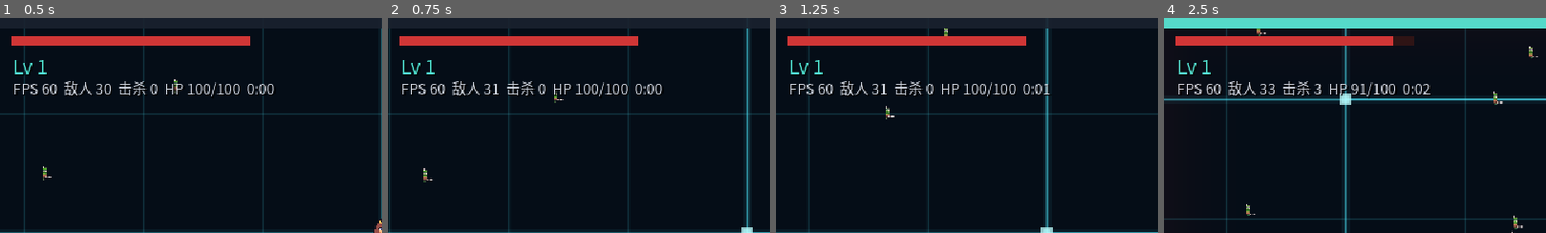
Above: before the commit, frames 1-4 (left to right).
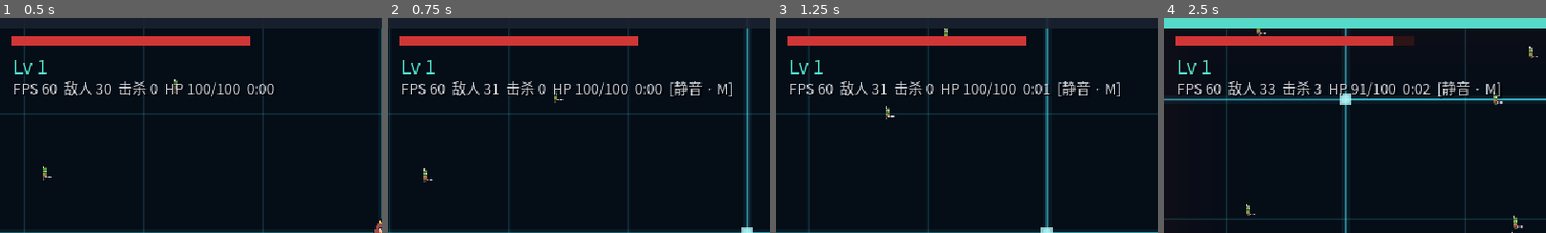
Above: after the commit, the same moments.

Repository: xy5945/CodeSurvivors
Game: Godot game, scene res://main.tscn
The game is run twice, just before and just after one commit, with the same random seed, the same clock (stepped at 60 frames per second) and the same inputs.
Inputs (mouse positions are % of the whole screen's width and height, from its top left):
- Up to frame 1 (0.5 s): no input
- Up to frame 2 (0.75 s): move the mouse to (72, 45) at 0.52 s; hold D (move_right) from 0.53 s (still down); tap M at 0.6 s; click (72, 45) at 0.67 s
- Up to frame 3 (1.25 s): keep holding D (move_right)
- Up to frame 4 (2.5 s): move the mouse to (30, 55) at 1.27 s; release D (move_right) at 1.28 s; hold S (move_down) 1.28-2.03 s; tap Tab (build_panel) at 1.35 s; tap M at 1.55, 2.1 s; move the mouse to (60, 28) at 2.02 s; hold D (move_right) from 2.03 s (still down)
The pictures show only the part of the screen within x 0-50%, y 0-50%; the shares and areas given below are measured in that part.

Frame 1 is identical in both runs. In frame 2, 0.4% of the frame differs, in the area x 73-90%, y 29-37%; in frame 3, 0.4%; in frame 4, 0.5%, in the area x 71-89%, y 29-38%.

Commit message:
程序化音效系统 + 程序化 BGM
零音频素材：全部音效用代码合成 PCM（方波/三角/锯齿/正弦/噪声 + ADSR
斜坡），和"广播波/落雷/血条都用代码画"是同一套思路。8-bit 音色与创战纪
电子风、编程主题本来就是一套语言。

新增：
- audio/sfx.gd（autoload 名 Sfx）：16 个音效 + 2 首 BGM，启动合成约 320ms
  · 播放池 16 声道 + 同名音最小重触发间隔（击杀后期每秒 40+ 次不能糊成噪音墙）
  · 每个音效合成后统一归一化到峰值 0.85，让 VOL 表成为音量唯一控制点
  · Master 挂 limiter（阈值 -3 / 天花板 -1），密集交火只兜底不"抽气"
  · BGM 双 player 交叉淡入淡出，Boss 出场切紧张版（拍频低频轰鸣）
- sim.sfx_events 事件队列：仿真层只记录"这一帧发生了什么"，表现层决定发声
- main.gd：drain 事件队列 + 按累计计数/状态位差值补状态变化类音效
- M 键静音（放在音频层，因为升级弹窗会暂停 main 的 _process）
- 调试参数 --sfxdump（导出全部音效 wav + peak/rms 自检）、--sfxrec=<秒>
  （AudioEffectCapture 抓 Master 真实输出，验证声音确实流出了总线）

两个踩坑：
- OS.get_cmdline_args() 拿不到 `--` 之后的自定义参数，必须用
  OS.get_cmdline_user_args()。症状是参数静默失效、进程一直不退出。
- AudioStreamPlayer 默认 PROCESS_MODE_INHERIT，升级弹窗 paused=true 时
  BGM 会一卡一卡、刚播的升级音被掐掉 → Sfx 节点必须 PROCESS_MODE_ALWAYS。
- AudioStreamWAV.save_to_wav() 在 headless 下会挂住进程，改手写 WAV 字节流。

验证：--sfxdump 全部 16 音效 rms 非零无削顶；--sfxrec 录 12 秒实机，
峰值 -1.2dBFS（限幅器守住天花板）、无削波；smoke=20 全绿。

Diff:
--- /dev/null
+++ b/audio/sfx.gd
@@ -0,0 +1,619 @@
+extends Node
+##
+## 程序化音效引擎（autoload 名：Sfx）
+##
+## 全部音效用代码合成 PCM，项目里没有任何音频文件。选这条路的理由：
+##   1. 零素材、零版权风险，也不用管导入参数 —— 和"广播波/落雷/血条都用代码画"一致
+##   2. 8-bit/chiptune 的音色和创战纪电子风、编程主题本来就是一套语言
+##   3. 幸存者类音效触发极密集（每秒几十次击杀），素材音重叠起来会糊，
+##      合成的短音更好压，而且能按触发频率精细调音量
+##
+## 三个必须处理的工程问题：
+##   · 节流 —— 同名音效设最小重触发间隔（MIN_GAP），否则每秒 40 次击杀
+##     会把 16 个声道占满、变成一团噪音
+##   · 复音上限 —— 播放池满了就丢弃新音，宁可少一声也不叠加
+##   · 防爆音 —— Master 总线挂 limiter，密集音效叠加时不削波
+##
+## 音色合成用的是最朴素的"振荡器 + 包络"：方波/三角/锯齿/正弦/噪声，
+## 加 attack/release 斜坡（没有斜坡的话每个音开头结尾都会"啪"一声）。
+##
+
+const MIX_RATE := 44100        # 音效采样率
+const BGM_RATE := 22050        # BGM 用一半：chiptune 不需要高保真，省一半内存和生成时间
+const VOICES := 16             # 同时发声上限
+
+# 每个音效合成后统一归一化到这个峰值，让下面的 VOL 表成为音量的唯一控制点。
+# 不归一化的话各音效原始峰值相差 13dB（0.18~0.89），音量表根本没法调。
+const NORM_PEAK := 0.85
+
+# BGM 压到 -19dB：它是一条连续的音床，反馈音是短促的瞬态。
+# 音乐峰值必须明显低于瞬态峰值，否则"击杀/受伤"会被音乐糊住听不出来。
+const BGM_VOL := -19.0
+const SILENT := -80.0
+
+enum W { SQUARE, TRI, SAW, SINE, NOISE }
+
+# 同名音效的最小重触发间隔（毫秒）。
+# 数值是被"每秒触发多少次"倒推出来的：击杀后期每秒 40+ 次，
+# 42ms 的间隔把它压到每秒最多约 24 声，听上去是"密集的雨点"而不是"噪音墙"。
+const MIN_GAP := {
+	"kill": 42, "pickup": 38, "shoot": 55, "whip": 95,
+	"wave": 260, "bolt": 220, "hurt": 220, "heal": 120,
+}
+# 没列进来的（升级 / 精英 / Boss / 通关 / 死亡）都是低频事件，每次都播
+const DEFAULT_GAP := 0
+
+# 各音效音量（dB）。触发越频繁压得越轻，稀有事件才允许响。
+const VOL := {
+	"kill": -17.0, "pickup": -18.0, "shoot": -18.5, "whip": -15.0,
+	"wave": -12.5, "bolt": -12.5, "hurt": -10.5, "heal": -13.5,
+	"chest": -11.5, "levelup": -10.5, "elite": -11.0,
+	"boss": -8.0, "victory": -8.0, "death": -9.0, "ui": -17.0,
+}
+
+var _enabled := true
+var _muted := false
+var _boss_mode := false
+# 独立的随机源：绝不能碰全局 randf()，那会把刷怪序列锁死成同一套
+var _rng := RandomNumberGenerator.new()
+
+var _streams: Dictionary = {}
+# 保留浮点原始波形，只为 --sfxdump 导出与自检用；正常游玩不占额外开销
+var _pcm: Dictionary = {}
+var _players: Array[AudioStreamPlayer] = []
+var _gate: Dictionary = {}          # 音效名 -> 上次播放的毫秒时间戳
+var _p_norm: AudioStreamPlayer
+var _p_boss: AudioStreamPlayer
+
+# --sfxrec 专用
+var _cap: AudioEffectCapture
+var _rec_buf := PackedVector2Array()
+var _rec_left := 0.0
+var _rec_mix := 44100
+
+
+func _ready() -> void:
+	# 音频必须无视暂停：升级弹窗打开时 get_tree().paused = true，
+	# 默认 PROCESS_MODE_INHERIT 会让 BGM 每次升级都断一下、刚播的升级音被掐掉。
+	process_mode = Node.PROCESS_MODE_ALWAYS
+
+	var args := OS.get_cmdline_user_args()
+	var dump := args.has("--sfxdump")
+	var headless := DisplayServer.get_name() == "headless"
+
+	_rng.seed = 20260917
+	var t0 := Time.get_ticks_msec()
+	_build_sfx()
+	_build_bgm()
+	print("[Sfx] 合成完成 %d ms" % (Time.get_ticks_msec() - t0))
+
+	# --sfxdump：把所有音效导出成 wav，headless 也能跑。
+	# 用途一是听音色对不对（合成器调参只能靠耳朵），
+	# 二是无头环境下验证"确实生成了声音"而不是一片静音。
+	if dump:
+		_dump_all()
+		get_tree().quit()
+		return
+
+	# headless 下不发声：所有自动化测试都跑 headless，
+	# Dummy 音频驱动没必要真的解码这些流。
+	if headless:
+		_enabled = false
+		return
+
+	_setup_voices()
+	_setup_master_bus()
+	_p_norm = _new_bgm_player(_streams["bgm"])
+	_p_norm.play()
+
+	# --sfxrec=<秒>：录制 Master 总线的真实输出。
+	# 用途：验证"声音确实流出了音频总线"（不是合成完就扔在那儿），
+	# 顺便能存一段实机试听样本。用 AudioEffectCapture 抓，不是抓流本身。
+	for a in args:
+		if a.begins_with("--sfxrec="):
+			_start_rec(float(a.split("=")[-1]))
+
+
+func _start_rec(secs: float) -> void:
+	_cap = AudioEffectCapture.new()
+	_cap.buffer_length = 8.0        # 每帧都会抽干，8 秒只是防意外堆积
+	AudioServer.add_bus_effect(0, _cap)   # 0 = Master
+	_rec_left = maxf(secs, 0.5)
+	_rec_mix = AudioServer.get_mix_rate()
+	print("[Sfx] 开始录音 %.1fs @ %d Hz" % [_rec_left, _rec_mix])
+
+
+## 注意：_process 必须一直把 capture 缓冲抽干，不然它会写满后丢新数据。
+func _process(delta: float) -> void:
+	if _rec_left <= 0.0:
+		return
+	var avail := _cap.get_frames_available()
+	if avail > 0:
+		_rec_buf.append_array(_cap.get_buffer(avail))
+	_rec_left -= delta
+	if _rec_left <= 0.0:
+		_dump_rec()
+		get_tree().quit()
+
+
+func _dump_rec() -> void:
+	var n := _rec_buf.size()
+	var dir := ProjectSettings.globalize_path("user://sfx")
+	DirAccess.make_dir_recursive_absolute(dir)
+	var f := FileAccess.open(dir + "/_capture.wav", FileAccess.WRITE)
+	if f == null:
+		return
+	f.store_buffer("RIFF".to_ascii_buffer())
+	f.store_32(n * 4 + 36)
+	f.store_buffer("WAVEfmt ".to_ascii_buffer())
+	f.store_32(16)
+	f.store_16(1)                  # PCM
+	f.store_16(2)                  # 立体声
+	f.store_32(_rec_mix)
+	f.store_32(_rec_mix * 4)
+	f.store_16(4)
+	f.store_16(16)
+	f.store_buffer("data".to_ascii_buffer())
+	f.store_32(n * 4)
+	for v in _rec_buf:
+		f.store_16(int(clampf(v.x, -1.0, 1.0) * 32000.0))
+		f.store_16(int(clampf(v.y, -1.0, 1.0) * 32000.0))
+	f.close()
+	print("[Sfx] 录音完成 %d 帧 (%.2fs) -> %s/_capture.wav" % [n, float(n) / float(_rec_mix), dir])
+
+
+func _dump_all() -> void:
+	var dir := ProjectSettings.globalize_path("user://sfx")
+	DirAccess.make_dir_recursive_absolute(dir)
+	print("[Sfx] 导出目录: " + ProjectSettings.globalize_path(dir))
+	for k in _streams.keys():
+		var pcm: PackedFloat32Array = _pcm.get(k, PackedFloat32Array())
+		var rate: int = int((_streams[k] as AudioStreamWAV).mix_rate)
+		var n := pcm.size()
+		if n == 0:
+			continue
+		# 自检用的两个指标：peak 说明有没有削顶失真，rms 说明整体响不响。
+		# 全是 0 就代表合成失败（静音），不用耳朵也能发现。
+		var peak := 0.0
+		var sq := 0.0
+		for i in n:
+			var a := absf(pcm[i])
+			if a > peak:
+				peak = a
+			sq += pcm[i] * pcm[i]
+		var rms := sqrt(sq / float(n))
+		# 手写 WAV 头（16-bit 单声道，小端）：AudioStreamWAV.save_to_wav()
+		# 在 headless 下会挂住进程，不能用。
+		var f := FileAccess.open("%s/%s.wav" % [dir, k], FileAccess.WRITE)
+		if f == null:
+			print("[Sfx] 打开失败 " + k)
+			continue
+		f.store_buffer("RIFF".to_ascii_buffer())
+		f.store_32(n * 2 + 36)
+		f.store_buffer("WAVEfmt ".to_ascii_buffer())
+		f.store_32(16)
+		f.store_16(1)              # PCM
+		f.store_16(1)              # 单声道
+		f.store_32(rate)
+		f.store_32(rate * 2)       # 字节率
+		f.store_16(2)              # 块对齐
+		f.store_16(16)             # 位深
+		f.store_buffer("data".to_ascii_buffer())
+		f.store_32(n * 2)
+		for i in n:
+			f.store_16(int(clampf(pcm[i], -1.0, 1.0) * 32000.0))
+		f.close()
+		print("[Sfx] %-9s %6.2fs  peak %.3f  rms %.3f" % [k, float(n) / float(rate), peak, rms])
+	get_tree().quit()
+
+
+# ------------------------------------------------------------ 对外接口
+
+## 播放一个音效。节流和复音上限都在这里兜着，调用方不用操心密集触发。
+func play(name: String) -> void:
+	if not _enabled or _muted:
+		return
+	var st: AudioStreamWAV = _streams.get(name)
+	if st == null:
+		return
+
+	var now := Time.get_ticks_msec()
+	var gap := int(MIN_GAP.get(name, DEFAULT_GAP))
+	if gap > 0 and now - int(_gate.get(name, -99999)) < gap:
+		return
+	_gate[name] = now
+
+	var p := _voice()
+	if p == null:
+		return          # 声道全忙：丢弃。宁可少一声，也不要糊成一团
+	p.stream = st
+	p.volume_db = float(VOL.get(name, -8.0))
+	p.play()
+
+
+## Boss 出场切紧张版 BGM。用两个 player 交叉淡入淡出，避免硬切。
+func set_boss_mode(on: bool) -> void:
+	if not _enabled or on == _boss_mode:
+		return
+	_boss_mode = on
+	var to_p := _p_boss if on else _p_norm
+	var from_p := _p_norm if on else _p_boss
+	if not to_p.playing:
+		to_p.play()
+	to_p.volume_db = SILENT
+	var tw := create_tween()
+	tw.set_parallel(true)
+	tw.tween_property(to_p, "volume_db", BGM_VOL, 0.8)
+	tw.tween_property(from_p, "volume_db", SILENT, 0.8)
+
+
+func stop_bgm() -> void:
+	if not _enabled:
+		return
+	for p in [_p_norm, _p_boss]:
+		if p.playing:
+			var tw := create_tween()
+			tw.tween_property(p, "volume_db", SILENT, 0.6)
+
+
+func toggle_mute() -> bool:
+	_muted = not _muted
+	AudioServer.set_bus_mute(0, _muted)
+	return _muted
+
+
+func is_muted() -> bool:
+	return _muted
+
+
+## M 键静音。放在音频层而不是 main.gd：暂停中（升级弹窗打开）也要能静音，
+## 而 main.gd 的 _process 此时是被暂停的，收不到。
+func _input(event: InputEvent) -> void:
+	var k := event as InputEventKey
+	if k == null or not k.pressed or k.echo:
+		return
+	if k.physical_keycode == KEY_M:
+		print("[Sfx] 静音 %s" % ("开" if toggle_mute() else "关"))
+
+
+# ------------------------------------------------------------ 播放池
+
+func _setup_voices() -> void:
+	for i in VOICES:
+		var p := AudioStreamPlayer.new()
+		p.name = "v%d" % i
+		add_child(p)
+		_players.append(p)
+
+
+func _voice() -> AudioStreamPlayer:
+	for p in _players:
+		if not p.playing:
+			return p
+	return null
+
+
+func _new_bgm_player(st: AudioStreamWAV) -> AudioStreamPlayer:
+	var p := AudioStreamPlayer.new()
+	p.stream = st
+	p.volume_db = BGM_VOL
+	add_child(p)
+	return p
+
+
+## Master 挂 limiter：几十个音效叠在一起时总电平会冲过 0dBFS 削波爆音，
+## limiter 把峰值按在 -1dB。
+##
+## 阈值必须贴近天花板（-3 → -1，只留 2dB 动作范围）：阈值压太低
+## （比如 -10dB）会让正常战斗的每一秒都在压缩里，听感是音乐一直在"抽气"。
+## 它只该在密集交火那一瞬间兜底。
+func _setup_master_bus() -> void:
+	if AudioServer.get_bus_effect_count(0) > 0:
+		return
+	var lim := AudioEffectLimiter.new()
+	lim.threshold_db = -3.0
+	lim.ceiling_db = -1.0
+	lim.soft_clip_db = 2.0
+	AudioServer.add_bus_effect(0, lim)
+
+
+# ------------------------------------------------------------ 归一化
+
+## 把一段波形整体缩放到统一峰值。只做等比例缩放，音效内部的强弱关系不变。
+func _normalize(b: PackedFloat32Array) -> PackedFloat32Array:
+	var pk := 0.0
+	for i in b.size():
+		var a := absf(b[i])
+		if a > pk:
+			pk = a
+	if pk <= 0.0001:
+		return b
+	var k := NORM_PEAK / pk
+	for i in b.size():
+		b[i] *= k
+	return b
+
+
+# ------------------------------------------------------------ 音效库
+
+func _build_sfx() -> void:
+	var banks := {
+		"kill": _make_kill(), "pickup": _make_pickup(), "levelup": _make_levelup(),
+		"hurt": _make_hurt(), "heal": _make_heal(), "chest": _make_chest(),
+		"wave": _make_wave(), "bolt": _make_bolt(), "shoot": _make_shoot(),
+		"whip": _make_whip(), "elite": _make_elite(), "boss": _make_boss_appear(),
+		"victory": _make_victory(), "death": _make_death(), "ui": _make_ui(),
+	}
+	for k in banks.keys():
+		var nb: PackedFloat32Array = _normalize(banks[k])
+		_pcm[k] = nb
+		_streams[k] = _sfx(nb, MIX_RATE)
+
+
+# 击杀：短促下滑"piu"。每秒可能响几十次，所以最轻、最短
+func _make_kill() -> PackedFloat32Array:
+	var b := _buf(0.07)
+	_tone(b, 0.0, 0.055, 1150.0, 520.0, W.SQUARE, 0.30)
+	_noise(b, 0.0, 0.025, 0.10)
+	return b
+
+
+# 拾取宝石：清脆上滑。触发频率全游戏最高，音量压到最轻
+func _make_pickup() -> PackedFloat32Array:
+	var b := _buf(0.055)
+	_tone(b, 0.0, 0.045, 900.0, 1500.0, W.SQUARE, 0.22)
+	return b
+
+
+# 升级：C-E-G-C 上行琶音，全游戏最重要的正反馈，要明亮
+func _make_levelup() -> PackedFloat32Array:
+	var b := _buf(0.42)
+	var notes := [523.25, 659.25, 783.99, 1046.5]
+	for i in notes.size():
+		_tone(b, float(i) * 0.085, 0.16, notes[i], notes[i], W.SQUARE, 0.26)
+	return b
+
+
+# 受伤：低沉下坠 + 噪声撞击，和"屏幕边缘闪红"是同一件事的两种表达
+func _make_hurt() -> PackedFloat32Array:
+	var b := _buf(0.30)
+	_tone(b, 0.0, 0.26, 330.0, 90.0, W.SAW, 0.36)
+	_noise(b, 0.0, 0.10, 0.22)
+	return b
+
+
+# 回血（补丁包）：温暖的三音上行，和受伤的下坠形成对比
+func _make_heal() -> PackedFloat32Array:
+	var b := _buf(0.34)
+	var notes := [392.0, 523.25, 659.25]
+	for i in notes.size():
+		_tone(b, float(i) * 0.09, 0.20, notes[i], notes[i], W.TRI, 0.30)
+	return b
+
+
+# 宝箱：比补丁包更华丽，加一颗高频"叮"
+func _make_chest() -> PackedFloat32Array:
+	var b := _buf(0.55)
+	var notes := [523.25, 659.25, 783.99, 1046.5]
+	for i in notes.size():
+		_tone(b, float(i) * 0.075, 0.22, notes[i], notes[i], W.SQUARE, 0.24)
+	_tone(b, 0.30, 0.22, 2093.0, 2093.0, W.TRI, 0.16)
+	return b
+
+
+# 广播冲击波：低频扫频 + 噪声尾，表现一圈能量扩散出去
+func _make_wave() -> PackedFloat32Array:
+	var b := _buf(0.42)
+	_tone(b, 0.0, 0.36, 240.0, 60.0, W.SAW, 0.30)
+	_noise(b, 0.04, 0.30, 0.14)
+	return b
+
+
+# 落雷：高频劈下来 + 噪声炸开
+func _make_bolt() -> PackedFloat32Array:
+	var b := _buf(0.28)
+	_noise(b, 0.0, 0.22, 0.32, 0.004, 0.10)
+	_tone(b, 0.0, 0.11, 2000.0, 200.0, W.SQUARE, 0.26)
+	return b
+
+
+# 飞刃 / 指针发射：极短的高频"tsu"
+func _make_shoot() -> PackedFloat32Array:
+	var b := _buf(0.06)
+	_tone(b, 0.0, 0.045, 1600.0, 800.0, W.SQUARE, 0.22)
+	return b
+
+
+# 长鞭挥击：一段带包络的噪声，像抽空气的"咻"
+func _make_whip() -> PackedFloat32Array:
+	var b := _buf(0.16)
+	_noise(b, 0.0, 0.14, 0.26, 0.012, 0.09)
+	return b
+
+
+# 精英出场：两声高低警报，告诉玩家"这个不一样"
+func _make_elite() -> PackedFloat32Array:
+	var b := _buf(0.52)
+	_tone(b, 0.0, 0.14, 740.0, 740.0, W.SQUARE, 0.26)
+	_tone(b, 0.18, 0.14, 880.0, 880.0, W.SQUARE, 0.26)
+	_tone(b, 0.36, 0.14, 740.0, 740.0, W.SQUARE, 0.26)
+	return b
+
+
+# Boss 出场：80Hz 三角 + 84Hz 锯齿制造 4Hz 拍频，低频轰鸣持续 1.2 秒
+# 拍频（两个相近频率互相干涉产生的"抖动"）是制造不安感最省事的手段
+func _make_boss_appear() -> PackedFloat32Array:
+	var b := _buf(1.30)
+	_tone(b, 0.0, 1.15, 80.0, 62.0, W.TRI, 0.38, 0.06, 0.25)
+	_tone(b, 0.0, 1.15, 84.0, 66.0, W.SAW, 0.26, 0.06, 0.25)
+	_noise(b, 0.0, 0.9, 0.14, 0.10, 0.35)
+	_tone(b, 0.55, 0.30, 1200.0, 400.0, W.SQUARE, 0.18)
+	return b
+
+
+# 通关：六音上行琶音，最亮最长
+func _make_victory() -> PackedFloat32Array:
+	var b := _buf(0.95)
+	var notes := [523.25, 659.25, 783.99, 1046.5, 1318.5, 1567.98]
+	for i in notes.size():
+		_tone(b, float(i) * 0.11, 0.34, notes[i], notes[i], W.SQUARE, 0.26)
+	_tone(b, 0.66, 0.30, 1046.5, 1046.5, W.TRI, 0.20)
+	return b
+
+
+# 死亡：长下坠，收在低音上
+func _make_death() -> PackedFloat32Array:
+	var b := _buf(0.95)
+	_tone(b, 0.0, 0.60, 440.0, 110.0, W.SAW, 0.34)
+	_tone(b, 0.30, 0.62, 220.0, 55.0, W.SQUARE, 0.26)
+	_noise(b, 0.0, 0.25, 0.16)
+	return b
+
+
+# UI 点击：一下极短的"tick"
+func _make_ui() -> PackedFloat32Array:
+	var b := _buf(0.04)
+	_tone(b, 0.0, 0.03, 1400.0, 1100.0, W.SQUARE, 0.18)
+	return b
+
+
+# ------------------------------------------------------------ BGM
+
+func _build_bgm() -> void:
+	_pcm["bgm"] = _normalize(_make_bgm(false))
+	_pcm["bgm_boss"] = _normalize(_make_bgm(true))
+	_streams["bgm"] = _sfx(_pcm["bgm"], BGM_RATE, true)
+	_streams["bgm_boss"] = _sfx(_pcm["bgm_boss"], BGM_RATE, true)
+	_p_boss = AudioStreamPlayer.new()
+	_p_boss.stream = _streams["bgm_boss"]
+	_p_boss.volume_db = SILENT
+	add_child(_p_boss)
+
+
+## 4 小节循环。结构：三角波贝斯 + 方波琶音 + 正弦底鼓 + 噪声踩镲。
+## 正常版 Am-F-C-G（小调，冷峻）；Boss 版把后两小节换成 E（大三度）制造紧张，
+## 速度也更快、底鼓更密。
+func _make_bgm(boss: bool) -> PackedFloat32Array:
+	var bpm := 138.0 if boss else 112.0
+	var step := (60.0 / bpm) / 4.0        # 十六分音符
+	var steps := 64                        # 4 小节
+	var b := _buf(float(steps) * step, BGM_RATE)
+
+	var roots := [110.0, 87.31, 130.81, 98.0]          # A2 F2 C3 G2
+	var chords := [
+		[220.0, 261.63, 329.63],                        # Am
+		[174.61, 220.0, 261.63],                        # F
+		[261.63, 329.63, 392.0],                        # C
+		[196.0, 246.94, 293.66],                        # G
+	]
+	if boss:
+		roots = [110.0, 87.31, 82.41, 82.41]           # A2 F2 E2 E2
+		chords[2] = [164.81, 207.65, 246.94]           # E
+		chords[3] = [164.81, 207.65, 246.94]           # E
+
+	for s in steps:
+		var t := float(s) * step
+		var bar := s / 16
+		var root: float = roots[bar]
+		var chord: Array = chords[bar]
+
+		# 贝斯：八分音符，撑住和声
+		if s % 2 == 0:
+			_tone(b, t, step * 1.8, root, root, W.TRI, 0.26, 0.004, 0.04, BGM_RATE)
+		# 琶音：十六分音符，音量很轻，只负责"流动感"
+		_tone(b, t, step * 0.9, chord[s % 3], chord[s % 3], W.SQUARE, 0.075,
+			0.003, 0.03, BGM_RATE)
+		# 底鼓：每拍（Boss 版加一个反拍）
+		if s % 4 == 0 or (boss and s % 16 == 14):
+			_tone(b, t, 0.11, 130.0, 45.0, W.SINE, 0.42, 0.002, 0.05, BGM_RATE)
+		# 踩镲：八分反拍
+		if s % 2 == 1:
+			_noise(b, t, 0.03, 0.075, 0.001, 0.02, BGM_RATE)
+	return b
+
+
+# ------------------------------------------------------------ 合成内核
+
+func _buf(dur: float, rate: int = MIX_RATE) -> PackedFloat32Array:
+	var b := PackedFloat32Array()
+	b.resize(int(dur * float(rate)))
+	return b
+
+
+## 一个音：从 f0 滑到 f1（f1<=0 表示不滑），带 attack/release 斜坡。
+## 没有斜坡的话音的开头结尾是突变的方波沿，听上去就是"啪"的爆音。
+func _tone(b: PackedFloat32Array, t0: float, dur: float,
+		f0: float, f1: float, wave: int, gain: float,
+		atk: float = 0.005, rel: float = 0.03, rate: int = MIX_RATE) -> void:
+	var i0 := int(t0 * float(rate))
+	var n := int(dur * float(rate))
+	if n <= 0:
+		return
+	var atk_n := maxf(1.0, atk * float(rate))
+	var rel_n := maxf(1.0, rel * float(rate))
+	var slide := f1 > 0.0 and absf(f1 - f0) > 0.01
+	var ph := 0.0
+	for k in n:
+		var i := i0 + k
+		if i >= b.size():
+			break
+		var f := f0
+		if slide:
+			f = f0 + (f1 - f0) * (float(k) / float(n))
+		ph += f / float(rate)
+		if ph >= 1.0:
+			ph -= 1.0
+		var v := 0.0
+		match wave:
+			W.SQUARE: v = 1.0 if ph < 0.5 else -1.0
+			W.TRI:    v = 4.0 * absf(ph - 0.5) - 1.0
+			W.SAW:    v = 2.0 * ph - 1.0
+			W.SINE:   v = sin(TAU * ph)
+			_:        v = _rng.randf() * 2.0 - 1.0
+		# 包络：开头斜坡淡入，结尾斜坡淡出，中间平台
+		var e := 1.0
+		if k < atk_n:
+			e = float(k) / atk_n
+		elif k > n - rel_n:
+			e = float(n - k) / rel_n
+		b[i] += v * gain * e
+
+
+## 一段噪声。用来做打击乐、爆炸、挥击的空气声。
+func _noise(b: PackedFloat32Array, t0: float, dur: float, gain: float,
+		atk: float = 0.003, rel: float = 0.05, rate: int = MIX_RATE) -> void:
+	var i0 := int(t0 * float(rate))
+	var n := int(dur * float(rate))
+	if n <= 0:
+		return
+	var atk_n := maxf(1.0, atk * float(rate))
+	var rel_n := maxf(1.0, rel * float(rate))
+	for k in n:
+		var i := i0 + k
+		if i >= b.size():
+			break
+		var e := 1.0
+		if k < atk_n:
+			e = float(k) / atk_n
+		elif k > n - rel_n:
+			e = float(n - k) / rel_n
+		b[i] += (_rng.randf() * 2.0 - 1.0) * gain * e
+
+
+func _sfx(b: PackedFloat32Array, rate: int, loop: bool = false) -> AudioStreamWAV:
+	var bytes := PackedByteArray()
+	bytes.resize(b.size() * 2)
+	for i in b.size():
+		# 先 clamp 再量化：叠加溢出不处理的话会绕回成刺耳的爆音
+		var v := clampf(b[i], -1.0, 1.0)
+		bytes.encode_s16(i * 2, int(v * 32000.0))
+	var s := AudioStreamWAV.new()
+	s.format = AudioStreamWAV.FORMAT_16_BITS
+	s.mix_rate = rate
+	s.stereo = false
+	s.data = bytes
+	if loop:
+		s.loop_mode = AudioStreamWAV.LOOP_FORWARD
+		s.loop_begin = 0
+		s.loop_end = b.size()
+	return s
--- a/core/sim.gd
+++ b/core/sim.gd
@@ -51,6 +51,9 @@
 var boss_summon_cd := 4.0  # Boss 落地后 4 秒先召第一波
 
 var kills := 0
+# 音效事件队列：仿真层只记录"这一帧发生了什么"，由表现层决定发不发声、怎么发声。
+# 每个 step 开头清空（见 step），headless 自动化测试不消费它也不会无限增长。
+var sfx_events: Array[String] = []
 var gems_collected := 0
 var patches_collected := 0
 var chests_collected := 0
@@ -86,6 +89,7 @@
 	if dead:
 		return
 	time += dt
+	sfx_events.clear()
 
 	_move_player(dt, dir_x, dir_y)
 	if spawn_enabled:
@@ -352,6 +356,7 @@
 	if boss_summon_cd > 0.0:
 		return
 	var enraged: bool = enemies.hp[boss_idx] < EnemyDB.DEFS[boss_type].hp * GameConfig.BOSS_ENRAGE_HP_FRAC
+	sfx_events.append("elite")
 	boss_summon_cd = GameConfig.BOSS_SUMMON_CD * (0.6 if enraged else 1.0)
 
 	var ji := EnemyDB.idx_of("junk_file")
--- a/main.gd
+++ b/main.gd
@@ -24,6 +24,18 @@
 var _shot_countdown := 0
 # --nolv：禁止升级弹窗弹出。截图模式专用 —— 弹窗会暂停整棵树，--shot 就废了
 var _nolv := false
+
+# ---- 音效的状态跟踪 ----
+# 武器开火是"事件队列"（仿真层 push、这里消费），下面这些则是"状态变化"：
+# 仿真层只提供了累计计数和状态位，要发声就得自己比前后帧的差值。
+var _prev_kills := 0
+var _prev_gems := 0
+var _prev_patches := 0
+var _prev_chests := 0
+var _prev_hp := 0.0
+var _was_dead := false
+var _was_victory := false
+var _was_boss := false
 
 
 func _ready() -> void:
@@ -216,6 +228,8 @@
 	var steps := 0
 	while _acc >= GameConfig.FIXED_DT and steps < GameConfig.MAX_STEPS_PER_FRAME:
 		sim.step(GameConfig.FIXED_DT, dir.x, dir.y)
+		# 必须紧跟 step 消费：下一个 step 开头会清空队列
+		_drain_sfx()
 		_acc -= GameConfig.FIXED_DT
 		steps += 1
 	if steps >= GameConfig.MAX_STEPS_PER_FRAME:
@@ -229,11 +243,13 @@
 	camera.position = Vector2(sim.player_x, sim.player_y)
 	hud.update_stats(delta, sim)
 	vignette.update_fx(delta, sim)
+	_sync_audio()
 
 	# 升级弹窗：放在最后，本帧的仿真已经跑完。
 	# --nolv：截图模式专用。弹窗一开游戏就暂停，--shot 永远等不到目标帧。
 	if not _nolv and not sim.dead and sim.pending_levelups > 0 and not level_up.visible:
 		level_up.open(sim)
+		Sfx.play("levelup")
 
 	if _shot_countdown > 0:
 		_shot_countdown -= 1
@@ -253,6 +269,50 @@
 	whip_arc.position = p
 
 
+## 消费仿真层这一帧攒下的音效事件（武器开火、Boss 召唤）。
+## 仿真层只给事件名，这里负责交给 Sfx —— 仿真层永远不碰 AudioServer。
+func _drain_sfx() -> void:
+	for evt in sim.sfx_events:
+		Sfx.play(evt)
+	sim.sfx_events.clear()
+
+
+## 状态变化类音效：靠比前后帧的累计计数和状态位来发现。
+## 一帧杀 40 个敌人也只请求一次 —— 密集触发由 Sfx 内部的节流兜底，
+## 这里每类事件每帧最多一次，免得同一帧堆出几十个播放请求抢声道。
+func _sync_audio() -> void:
+	if sim.kills > _prev_kills:
+		Sfx.play("kill")
+	if sim.gems_collected > _prev_gems:
+		Sfx.play("pickup")
+	if sim.patches_collected > _prev_patches:
+		Sfx.play("heal")
+	if sim.chests_collected > _prev_chests:
+		Sfx.play("chest")
+	if sim.player_hp < _prev_hp - 0.001:
+		Sfx.play("hurt")
+
+	_prev_kills = sim.kills
+	_prev_gems = sim.gems_collected
+	_prev_patches = sim.patches_collected
+	_prev_chests = sim.chests_collected
+	_prev_hp = sim.player_hp
+
+	# 三个一次性事件：只在状态从"没发生"跳到"发生"的那一帧响
+	if sim.boss_active and not _was_boss:
+		Sfx.play("boss")
+		Sfx.set_boss_mode(true)
+	if sim.victory and not _was_victory:
+		Sfx.play("victory")
+	if sim.dead and not _was_dead:
+		Sfx.play("death")
+		Sfx.stop_bgm()
+
+	_was_boss = sim.boss_active
+	_was_victory = sim.victory
+	_was_dead = sim.dead
+
+
 ## 弹窗关闭后清掉累积时间，否则暂停期间攒下的 delta 会让仿真瞬间连跑好几步
 func _on_levelup_resolved() -> void:
 	_acc = 0.0
--- a/project.godot
+++ b/project.godot
@@ -15,6 +15,10 @@
 run/main_scene="res://main.tscn"
 config/features=PackedStringArray("4.7", "GL Compatibility")
 config/icon="res://icon.svg"
+
+[autoload]
+
+Sfx="*res://audio/sfx.gd"
 
 [display]
 
--- a/systems/blade_weapon.gd
+++ b/systems/blade_weapon.gd
@@ -39,6 +39,7 @@
 	if cooldown > 0.0:
 		return
 	cooldown = cd_base
+	sim.sfx_events.append("shoot")
 	_fire(sim)
 
 
--- a/systems/broadcast_weapon.gd
+++ b/systems/broadcast_weapon.gd
@@ -42,4 +42,5 @@
 	if cooldown > 0.0:
 		return
 	cooldown = cd_base
+	sim.sfx_events.append("wave")
 	sim.fx.add_wave(sim.player_x, sim.player_y, max_r, spd, damage, can_back, back_bonus, hit_cap)
--- a/systems/judgment_weapon.gd
+++ b/systems/judgment_weapon.gd
@@ -42,6 +42,7 @@
 	if cooldown > 0.0:
 		return
 	cooldown = cd_base
+	sim.sfx_events.append("bolt")
 
 	var i := 0
 	while i < bolt_count:
--- a/systems/pointer_weapon.gd
+++ b/systems/pointer_weapon.gd
@@ -51,6 +51,7 @@
 	if cooldown > 0.0:
 		return
 	cooldown = cd_base
+	sim.sfx_events.append("shoot")
 	_fire(sim)
 
 
--- a/systems/spawn_system.gd
+++ b/systems/spawn_system.gd
@@ -53,6 +53,7 @@
 	if ei < 0:
 		return
 	_spawn_one(sim, sim.time, GameConfig.SPAWN_MIN_DIST, GameConfig.SPAWN_MAX_DIST, ei)
+	sim.sfx_events.append("elite")
 
 
 ## Boss：一局只出一只，不受"场上敌人上限"约束（否则会被杂兵挤掉），
--- a/systems/whip_weapon.gd
+++ b/systems/whip_weapon.gd
@@ -58,6 +58,7 @@
 	if cooldown > 0.0:
 		return
 	cooldown = cd_base
+	sim.sfx_events.append("whip")
 	swing = SWING_TIME
 	last_hit_count = 0
 
--- a/ui/hud.gd
+++ b/ui/hud.gd
@@ -134,9 +134,10 @@
 			int(_fps), sim.kills, _fmt_time(sim.time)
 		]
 	else:
-		_info.text = "FPS %d  敌人 %d  击杀 %d  HP %d/%d  %s" % [
+		_info.text = "FPS %d  敌人 %d  击杀 %d  HP %d/%d  %s%s" % [
 			int(_fps), sim.enemies.count, sim.kills,
-			int(sim.player_hp), int(sim.max_hp), _fmt_time(sim.time)
+			int(sim.player_hp), int(sim.max_hp), _fmt_time(sim.time),
+			"  [静音 · M]" if Sfx.is_muted() else ""
 		]
 
 	# Build 摘要每秒刷一次就够
@@ -159,7 +160,7 @@
 		var lv := sim.loadout.level_of(u["id"])
 		if lv > 0:
 			parts.append("%s%d" % [u["icon"], lv])
-	return "  ".join(parts) if parts.size() > 0 else "WASD 移动 · 朝向即攻击方向"
+	return "  ".join(parts) if parts.size() > 0 else "WASD 移动 · 朝向即攻击方向 · M 静音"
 
 
 func _fmt_time(t: float) -> String:
--- a/ui/level_up_ui.gd
+++ b/ui/level_up_ui.gd
@@ -112,6 +112,7 @@
 
 
 func _on_card_picked(card: UpgradeCard) -> void:
+	Sfx.play("ui")
 	if sim == null:
 		return
 
